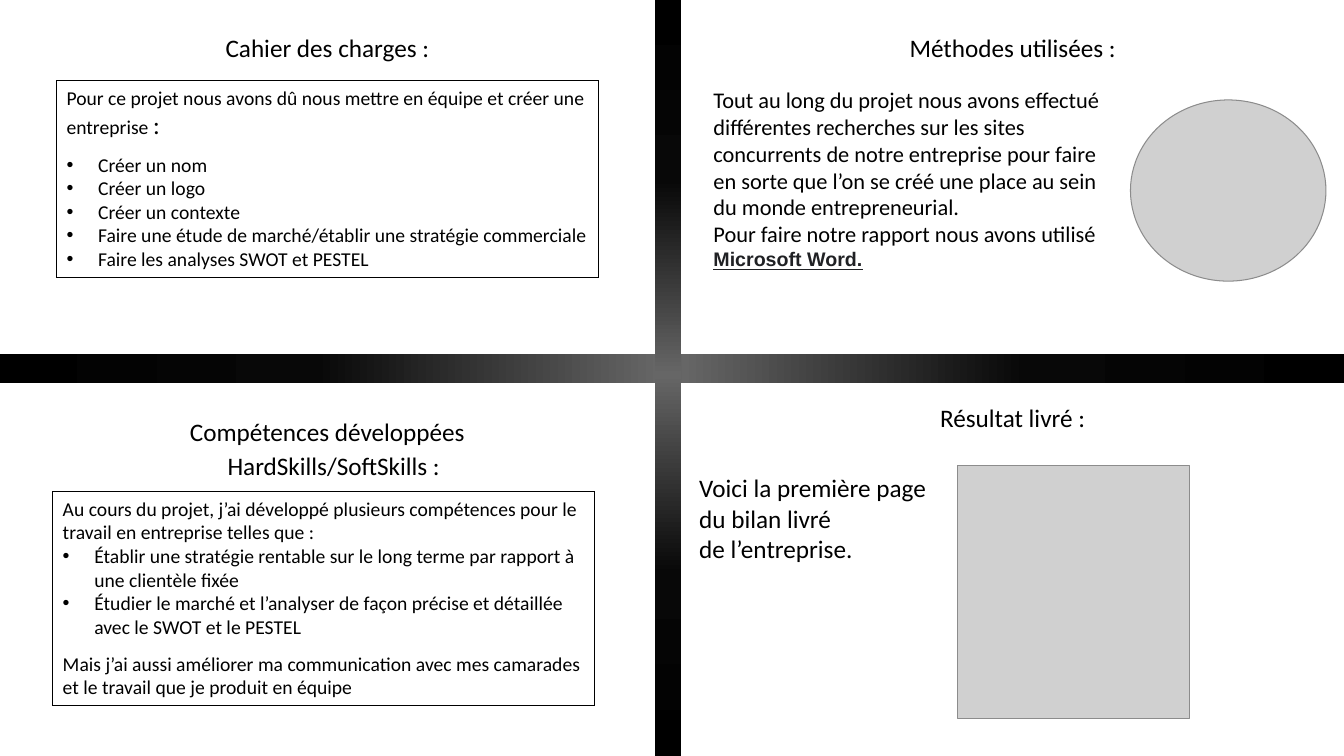
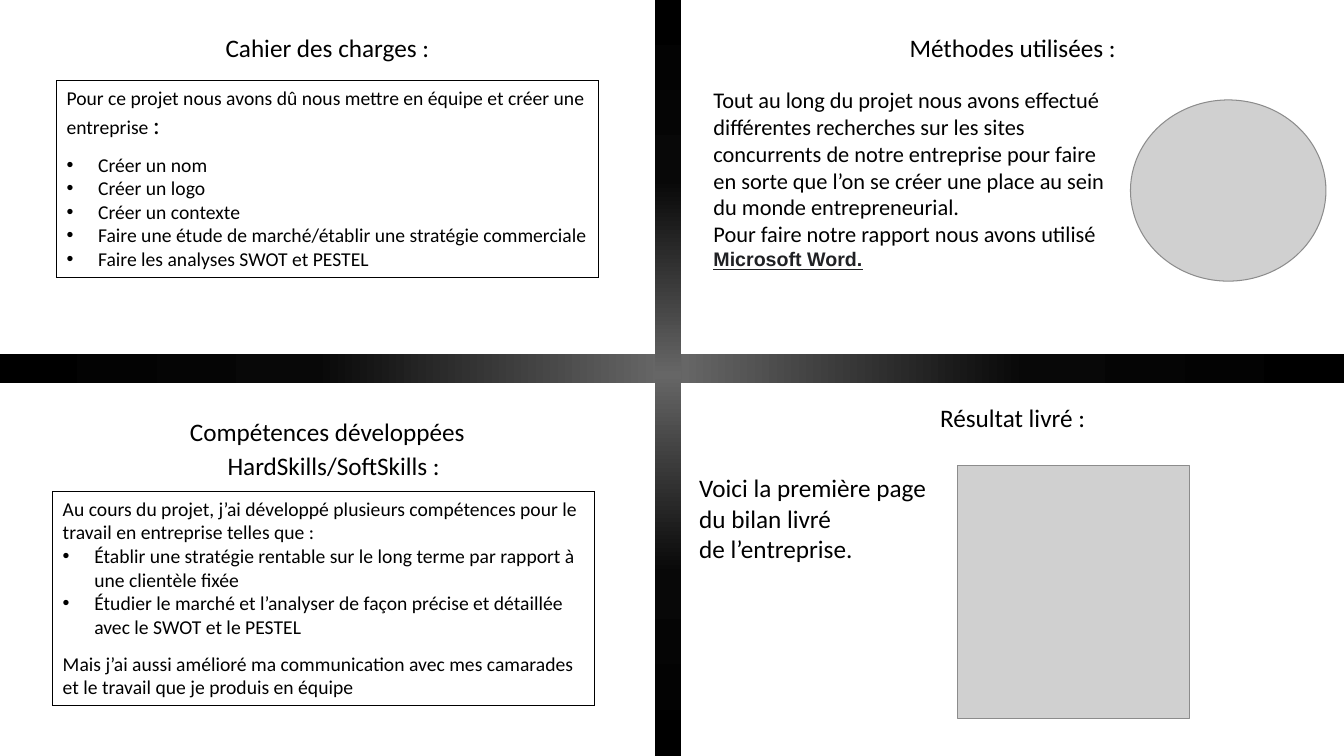
Before and after one commit to Velia-Raphael/oldPortfolio, a slide deck: slide 2 of src/powerPointRetex/RETEX1.pptx. Drawn at 1344x756 pixels with LibreOffice and Linux fonts; fonts in the diff are those of the drawing; grey boxes stand for pictures; background and template pictures are left out. Boxes give left, top, right and bottom in pixels: in the first picture for what was removed or moved away, otherwise in the second. Text is boxed around its words. In the diff, an @@ line names an element or a change of style, - is before the commit and + after.

```diff
--- a/src/powerPointRetex/RETEX1.pptx
+++ b/src/powerPointRetex/RETEX1.pptx
@@ text at <box>713,92,1104,219</box>: text changed @@
-Tout au long du projet nous avons effectué différentes recherches sur les sites concurrents de notre entreprise pour faire en sorte que l’on se créé une place au sein du monde entrepreneurial.
+Tout au long du projet nous avons effectué différentes recherches sur les sites concurrents de notre entreprise pour faire en sorte que l’on se créer une place au sein du monde entrepreneurial.
@@ text in rectangle at <box>63,657,573,698</box>: text changed @@
-Mais j’ai aussi améliorer ma communication avec mes camarades et le travail que je produit en équipe
+Mais j’ai aussi amélioré ma communication avec mes camarades et le travail que je produis en équipe
```
Also in this commit, not shown: 5 other slides changed, 7 other files.
